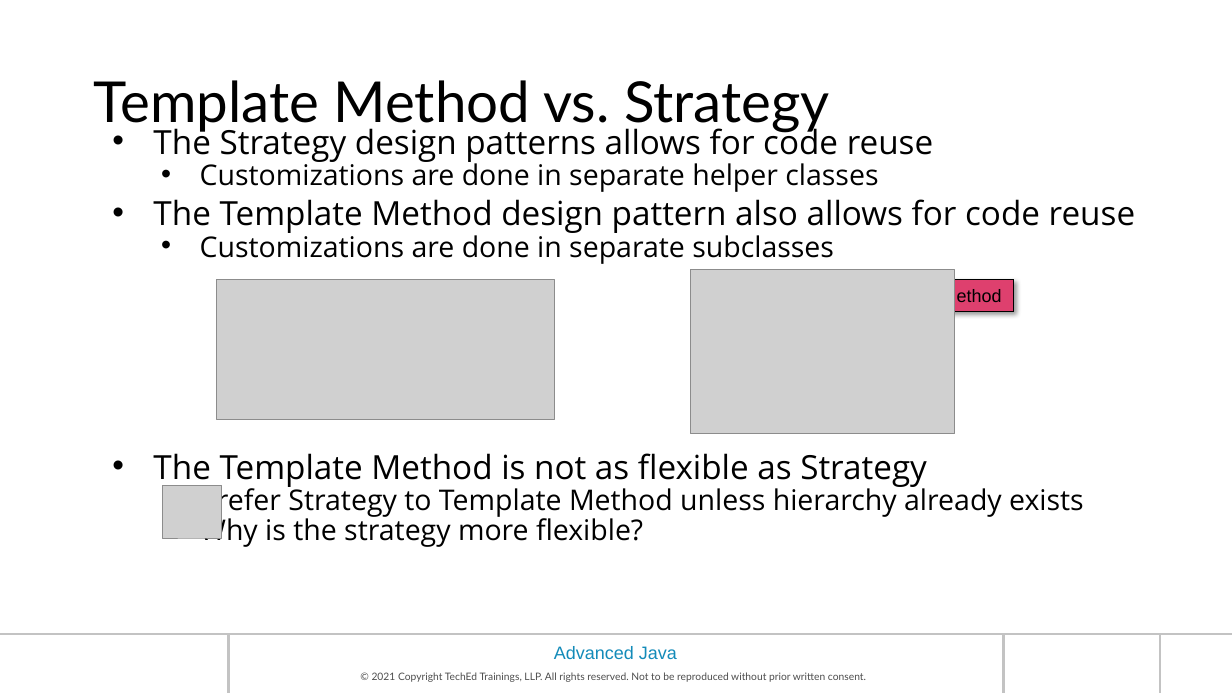
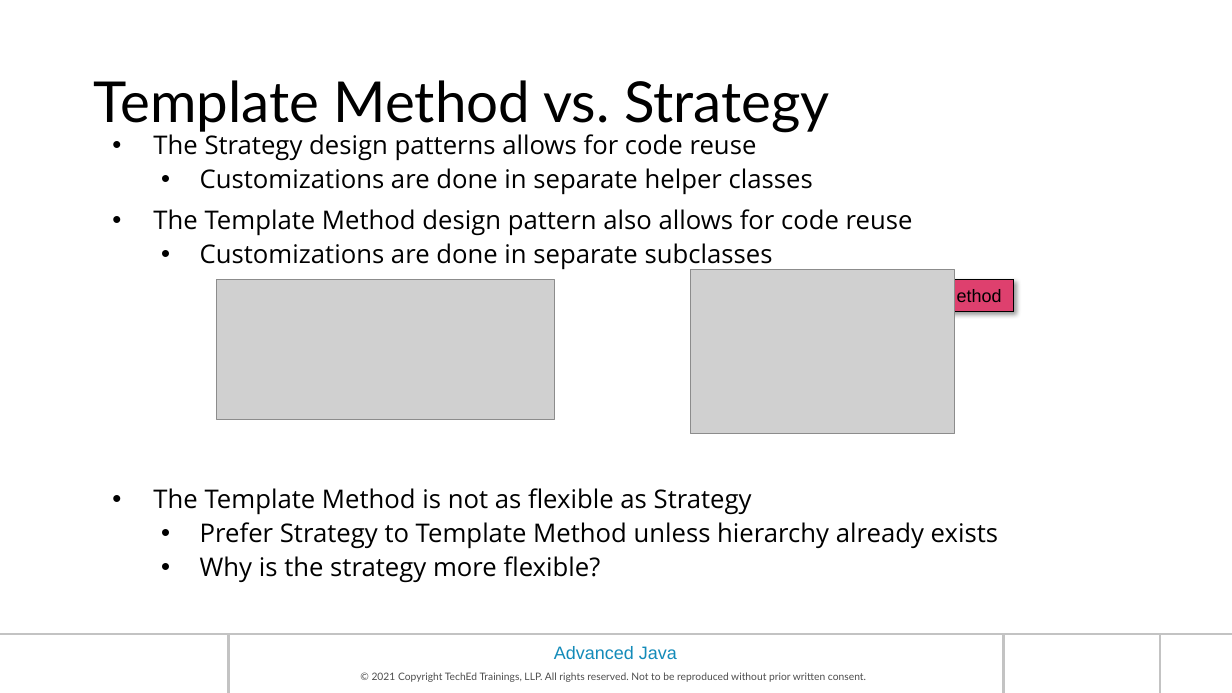
Before and after one commit to prabhat1510/maveric2122, a slide deck: slide 47 of HAN_AdvancedJava_Ch06-Design Patterns.pptx. Drawn at 1232x693 pixels with LibreOffice and Linux fonts; fonts in the diff are those of the drawing; grey boxes stand for pictures; background and template pictures are left out. Boxes give left, top, right and bottom in pixels: in the first picture for what was removed or moved away, otherwise in the second. Text is boxed around its words. In the diff, an @@ line names an element or a change of style, - is before the commit and + after.

```diff
--- a/HAN_AdvancedJava_Ch06-Design Patterns.pptx
+++ b/HAN_AdvancedJava_Ch06-Design Patterns.pptx
@@ text "The Strategy design patterns allows ..." at [153, 134, 998, 583]: size 25.9 to 20 pt in "The Strategy design patterns allows for code ...", "The Template Method design pattern also allows ...", "The Template Method is not as flexible ..."; size 22.2 to 20 pt in "Customizations are done in separate helper classes", "Customizations are done in separate subclasses", "Prefer Strategy to Template Method unless hierarchy ...", "Why is the strategy more flexible?"; line spacing 0.7 to 0.9 @@
@@ picture removed at [163, 485, 222, 538] @@
```
Also in this commit, not shown: 21 other slides changed.
